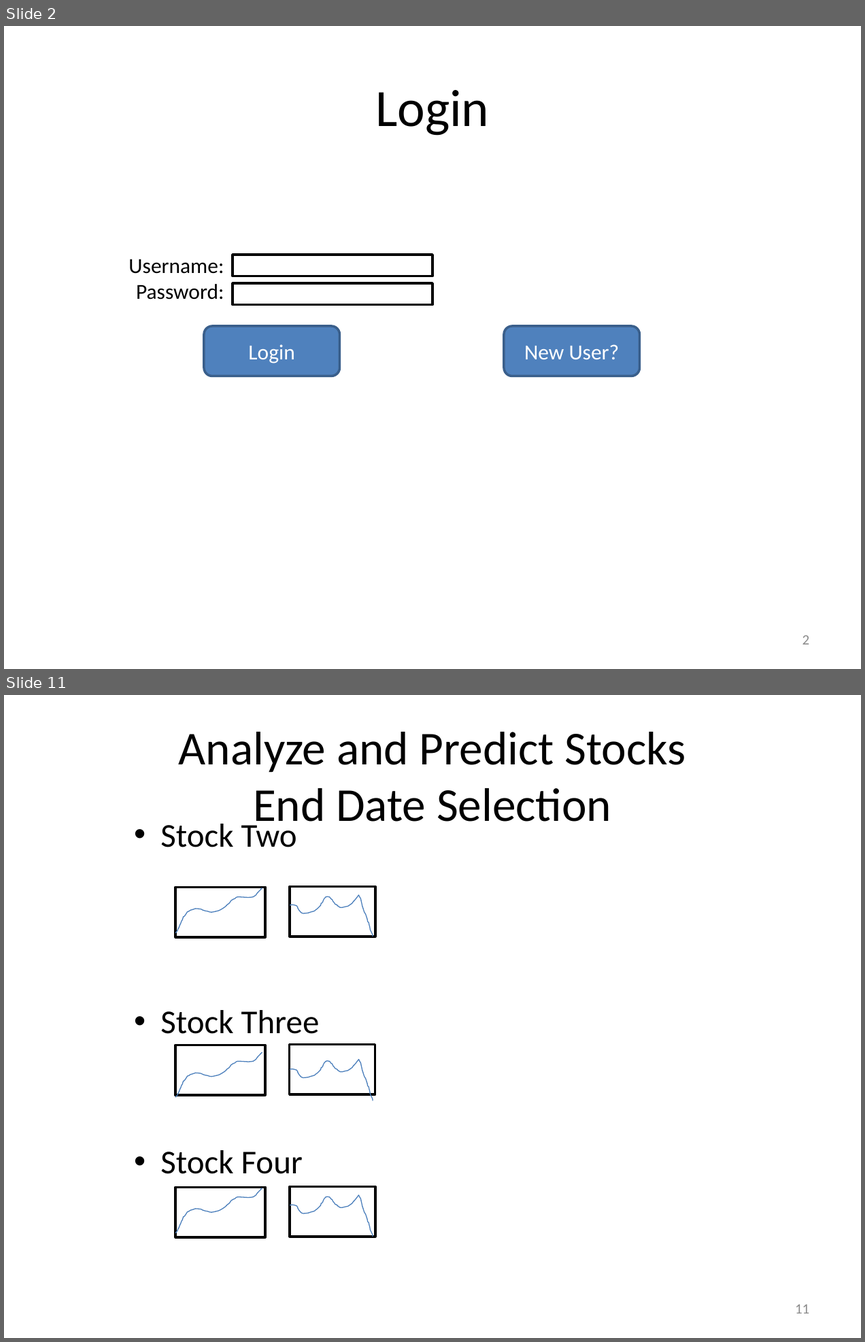
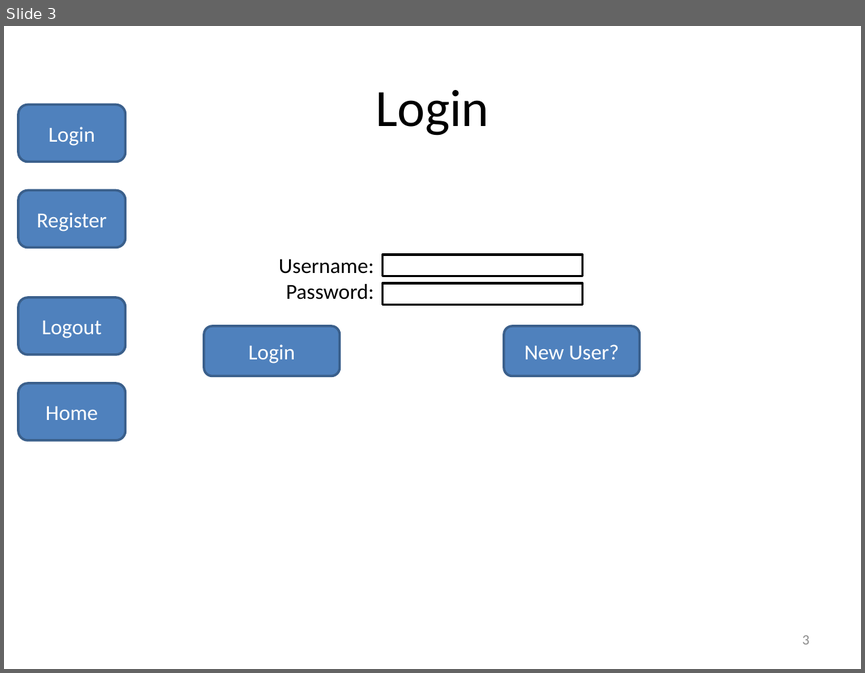
Before and after one commit to divmod/portfolio, a slide deck: handin/Flow.pptx. Shown one above the other, each under a label of ours: slides 2 and 11 before the commit, slide 3 after it; the slides between them are not shown. The pictures are 865x1342 and 865x673 pixels, drawn with LibreOffice and Linux fonts; fonts in the diff are those of the drawing. Boxes give left, top, right and bottom in pixels: in the first picture for what was removed or moved away, otherwise in the second. Text is boxed around its words. In the diff, an @@ line names an element or a change of style, - is before the commit and + after.

```diff
--- a/handin/Flow.pptx
+++ b/handin/Flow.pptx
@@ slide 11 removed at (x1=4, y1=695, x2=861, y2=1338), background #FFFFFF @@
@@ title removed at (x1=179, y1=732, x2=685, y2=833) @@
-Analyze and Predict Stocks
-End Date Selection
@@ text removed at (x1=160, y1=819, x2=320, y2=1174) @@
-  • Stock Two
-  • Stock Three
-  • Stock Four
@@ rectangle removed at (x1=175, y1=887, x2=265, y2=936) @@
@@ freeform shape removed at (x1=175, y1=888, x2=262, y2=933) @@
@@ rectangle removed at (x1=290, y1=886, x2=375, y2=936) @@
@@ freeform shape removed at (x1=290, y1=895, x2=373, y2=936) @@
@@ rectangle removed at (x1=175, y1=1045, x2=265, y2=1094) @@
@@ freeform shape removed at (x1=175, y1=1052, x2=262, y2=1098) @@
@@ rectangle removed at (x1=290, y1=1045, x2=375, y2=1094) @@
@@ freeform shape removed at (x1=290, y1=1059, x2=373, y2=1100) @@
@@ rectangle removed at (x1=175, y1=1187, x2=265, y2=1236) @@
@@ freeform shape removed at (x1=175, y1=1187, x2=262, y2=1233) @@
@@ rectangle removed at (x1=290, y1=1186, x2=375, y2=1236) @@
@@ freeform shape removed at (x1=290, y1=1195, x2=373, y2=1236) @@
@@ page number removed at (x1=795, y1=1304, x2=809, y2=1313) @@
-11
@@ what was slide 2 is now slide 3 @@
@@ slide 3 changed as well @@
@@ rounded rectangle added at (x1=18, y1=105, x2=126, y2=162), fill #4F81BD, outline #3A5F8C 2 pt, 18 pt, text #FFFFFF @@
+Login
@@ rounded rectangle added at (x1=18, y1=191, x2=126, y2=248), fill #4F81BD, outline #3A5F8C 2 pt, 18 pt, text #FFFFFF @@
+Register
@@ 2 rectangles, 1 text moved together from (x1=128, y1=254, x2=432, y2=305) to (x1=279, y1=254, x2=582, y2=305) @@
@@ rounded rectangle added at (x1=18, y1=297, x2=126, y2=355), fill #4F81BD, outline #3A5F8C 2 pt, 18 pt, text #FFFFFF @@
+Logout
@@ rounded rectangle added at (x1=18, y1=383, x2=126, y2=441), fill #4F81BD, outline #3A5F8C 2 pt, 18 pt, text #FFFFFF @@
+Home
@@ page number at (x1=802, y1=635, x2=810, y2=644): text changed @@
-2
+3
```
Also in this commit, not shown: 7 other slides changed, 7 slides added, 2 other slides removed, 4 other files.
